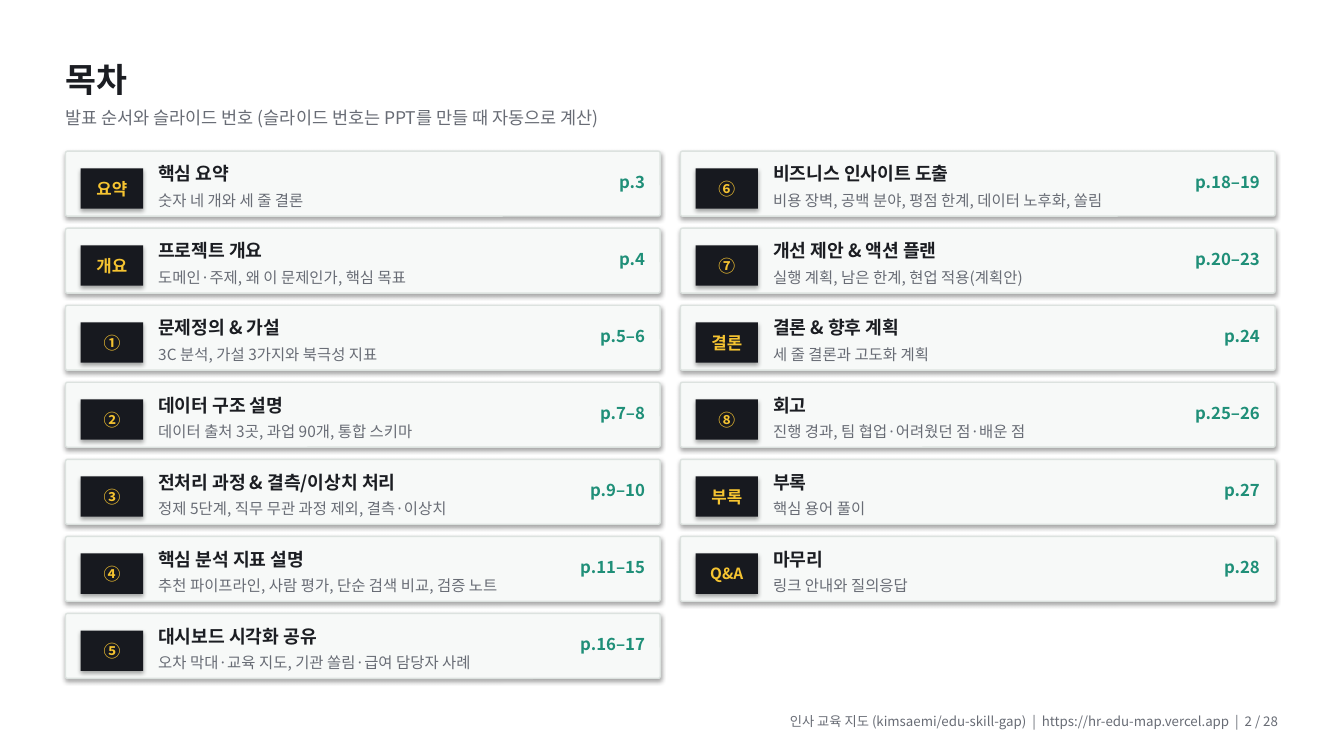
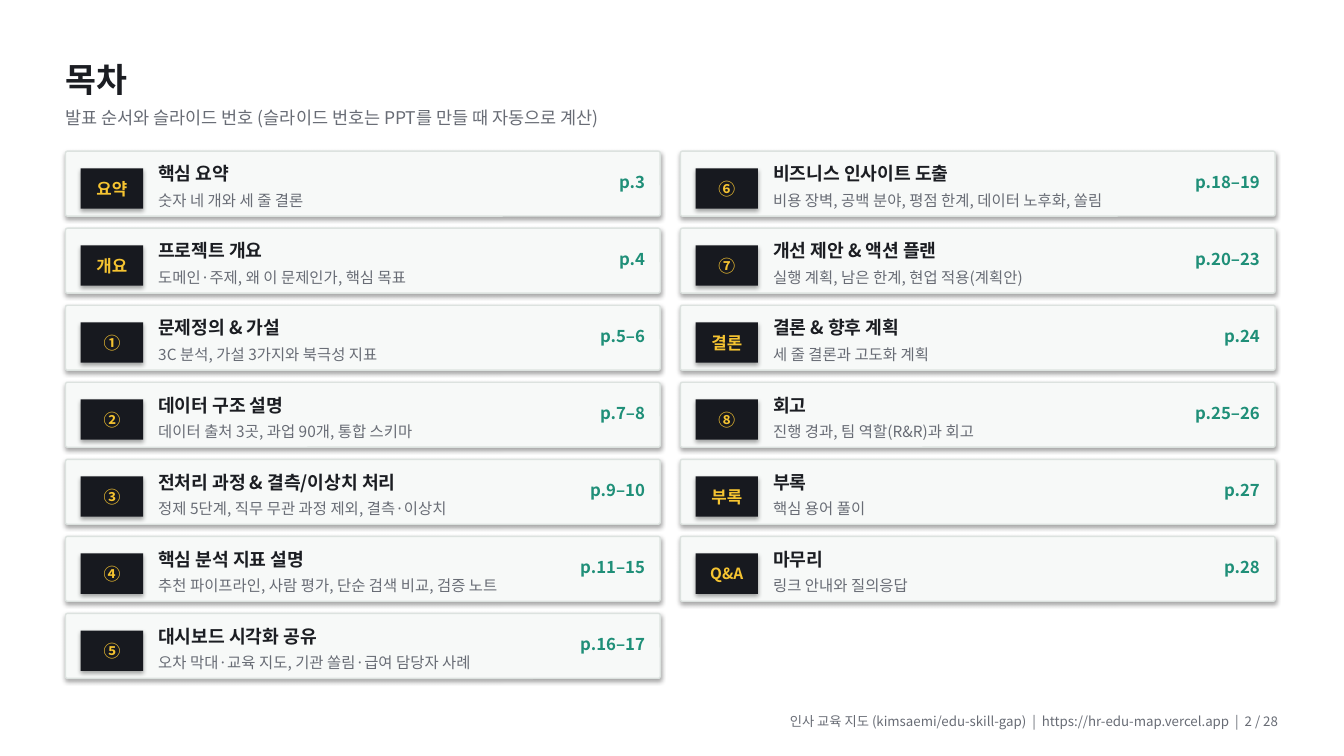
Before and after one commit to kimsaemi/edu-skill-gap, a slide deck: slide 2 of presentation/HR_교육지도_발표.pptx. Drawn at 1344x756 pixels with LibreOffice and Linux fonts; fonts in the diff are those of the drawing. Boxes give left, top, right and bottom in pixels: in the first picture for what was removed or moved away, otherwise in the second. Text is boxed around its words. In the diff, an @@ line names an element or a change of style, - is before the commit and + after.

```diff
--- a/presentation/HR_교육지도_발표.pptx
+++ b/presentation/HR_교육지도_발표.pptx
@@ text at <box>773,424,974,440</box>: text changed @@
-진행 경과, 팀 협업·어려웠던 점·배운 점
+진행 경과, 팀 역할(R&R)과 회고
```
Also in this commit, not shown: 1 slide added, 1 slide removed, 1 other file.
